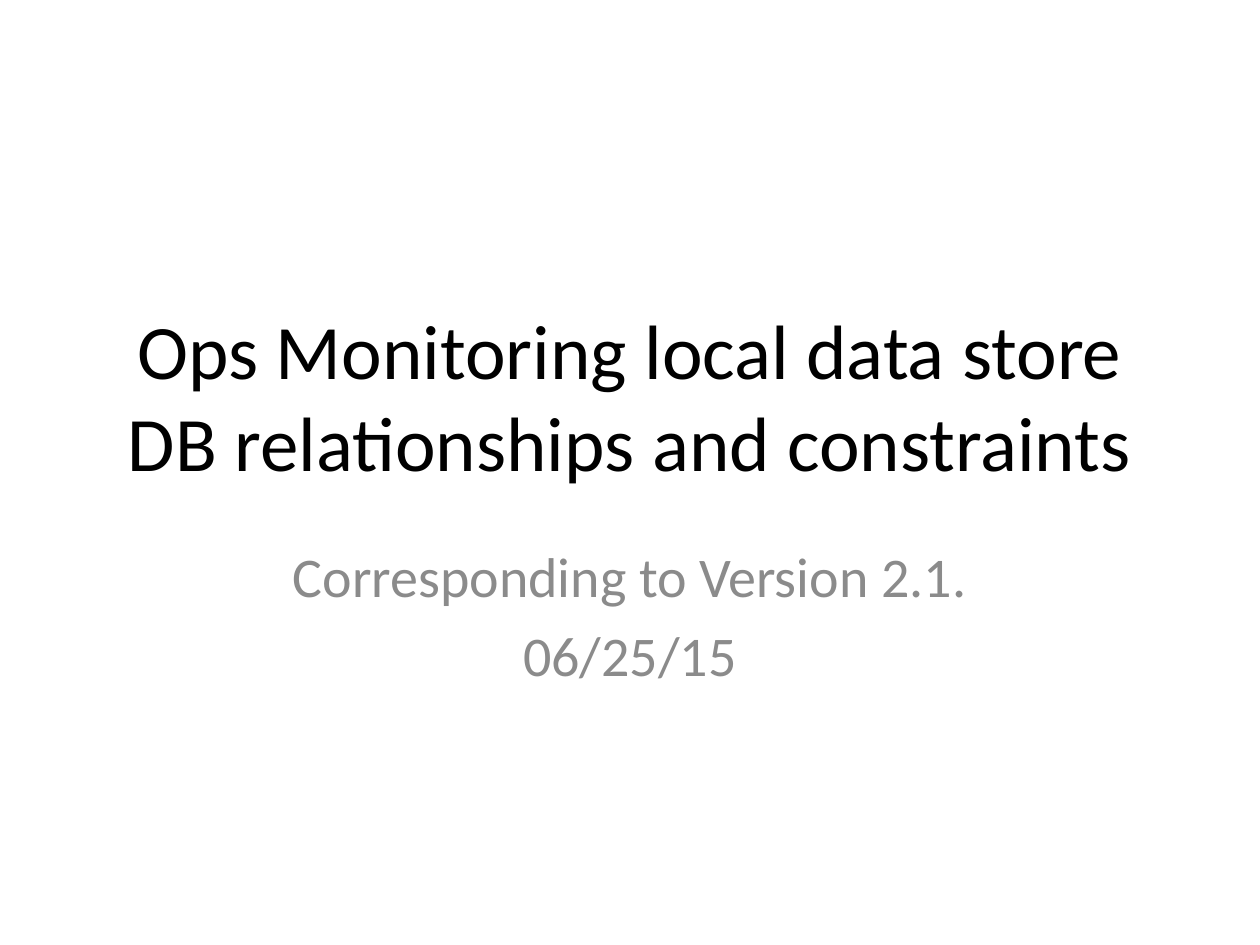
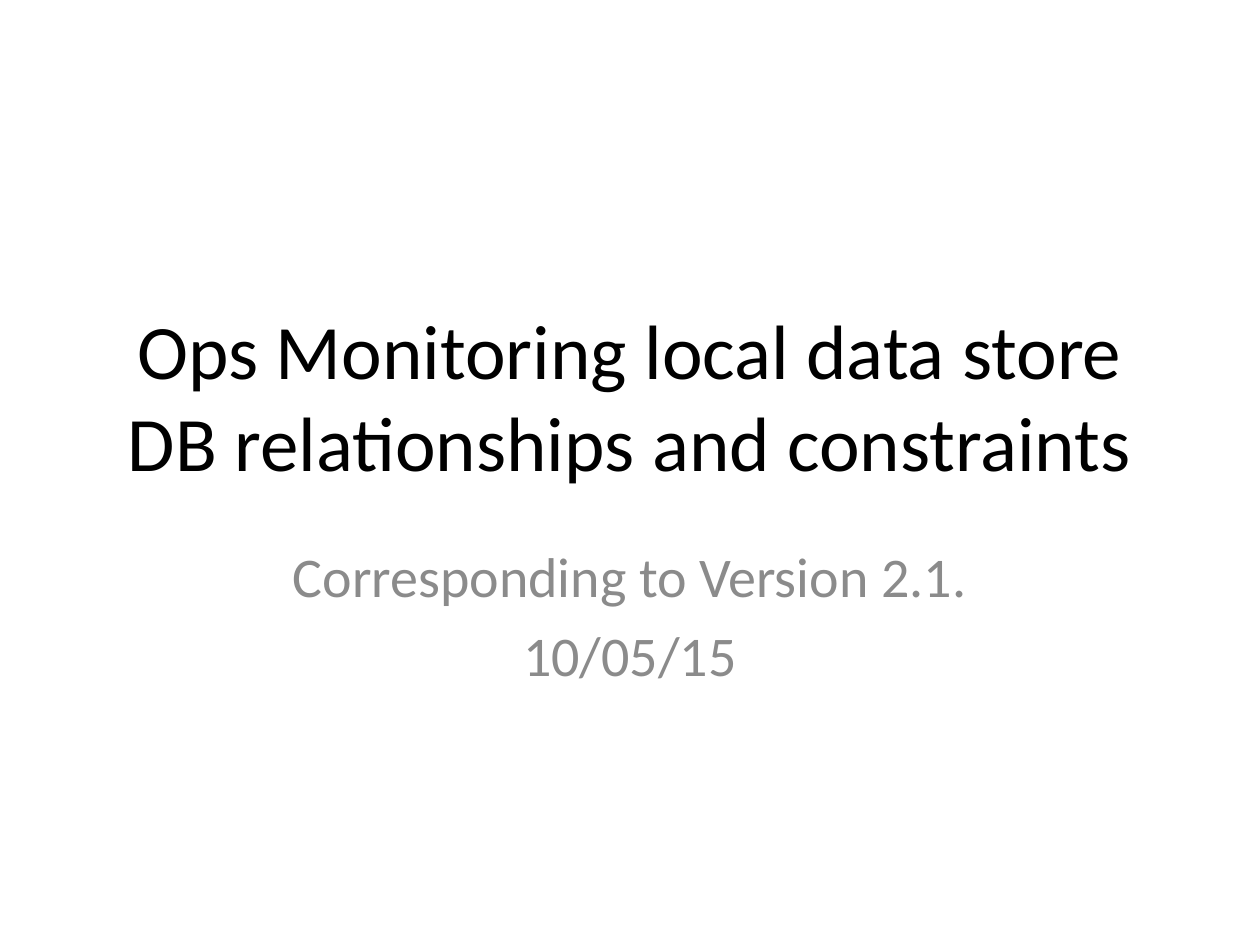
Before and after one commit to tcmitchell/geni-ops-monitoring, a slide deck: slide 1 of doc/slides/Ops Monitoring Tables relations.pptm. Drawn at 1260x945 pixels with LibreOffice and Linux fonts; fonts in the diff are those of the drawing. Boxes give left, top, right and bottom in pixels: in the first picture for what was removed or moved away, otherwise in the second. Text is boxed around its words. In the diff, an @@ line names an element or a change of style, - is before the commit and + after.

```diff
--- a/doc/slides/Ops Monitoring Tables relations.pptm
+++ b/doc/slides/Ops Monitoring Tables relations.pptm
@@ subtitle at [523, 637, 736, 679]: text changed @@
-06/25/15
+10/05/15
```
Also in this commit, not shown: 9 other slides changed, 5 slides added.
